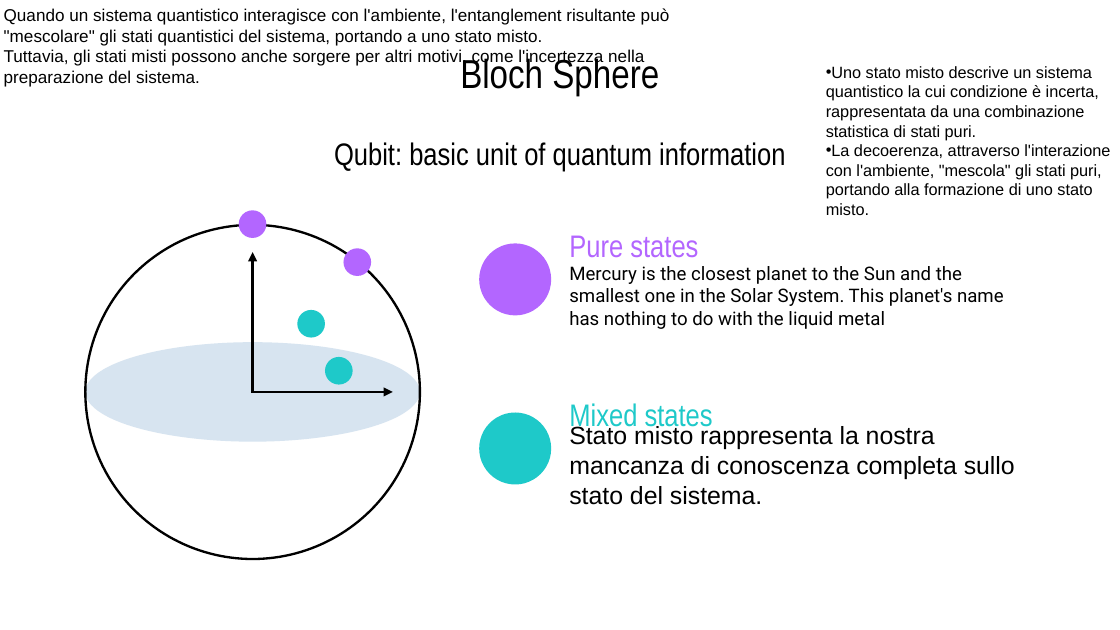
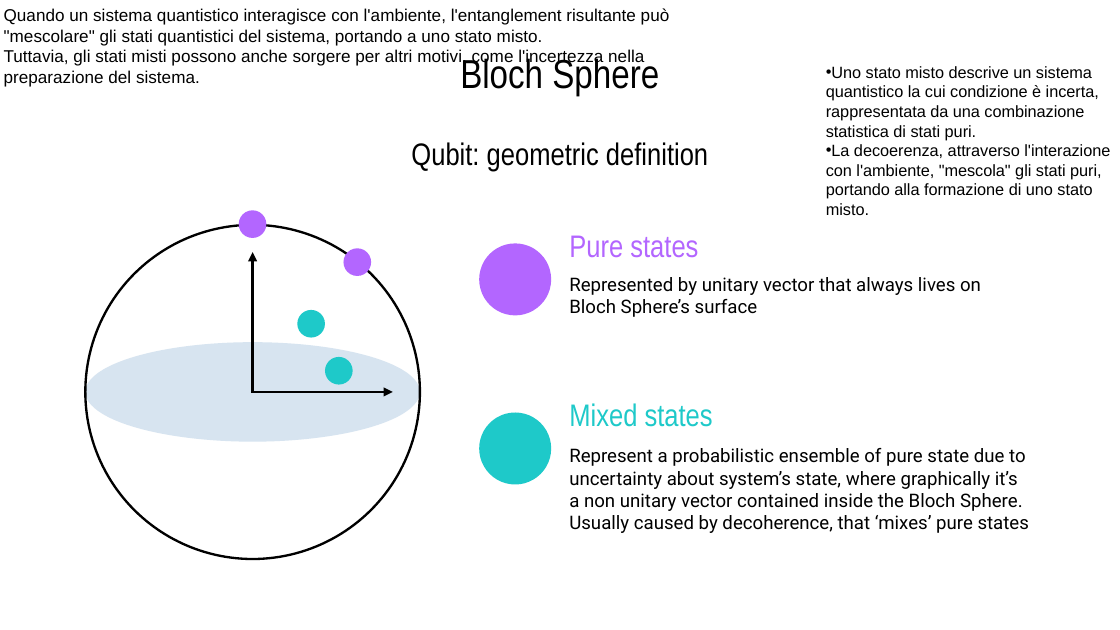
Before and after one commit to Moriarty2002/quantum-information, a slide deck: slide 6 of docs/elaborato.pptx (slide 7 before the commit). Drawn at 1120x630 pixels with LibreOffice and Linux fonts; fonts in the diff are those of the drawing. Boxes give left, top, right and bottom in pixels: in the first picture for what was removed or moved away, otherwise in the second. Text is boxed around its words. In the diff, an @@ line names an element or a change of style, - is before the commit and + after.

```diff
--- a/docs/elaborato.pptx
+++ b/docs/elaborato.pptx
@@ text at box(411, 142, 708, 171): text changed @@
-Qubit: basic unit of quantum information
+Qubit: geometric definition
@@ text at box(569, 277, 981, 317): text changed @@
-Mercury is the closest planet to the Sun and the smallest one in the Solar System. This planet's name has nothing to do with the liquid metal
+Represented by unitary vector that always lives on Bloch Sphere’s surface
@@ text at box(569, 448, 1029, 533): text changed; size 16 to 12 pt; font Arial to Roboto @@
-Stato misto rappresenta la nostra mancanza di conoscenza completa sullo stato del sistema.
+Represent a probabilistic ensemble of pure state due to uncertainty about system’s state, where graphically it’s a non unitary vector contained inside the Bloch Sphere.
+Usually caused by decoherence, that ‘mixes’ pure states
```
Also in this commit, not shown: 4 other slides changed, 8 slides added, 8 slides removed.
